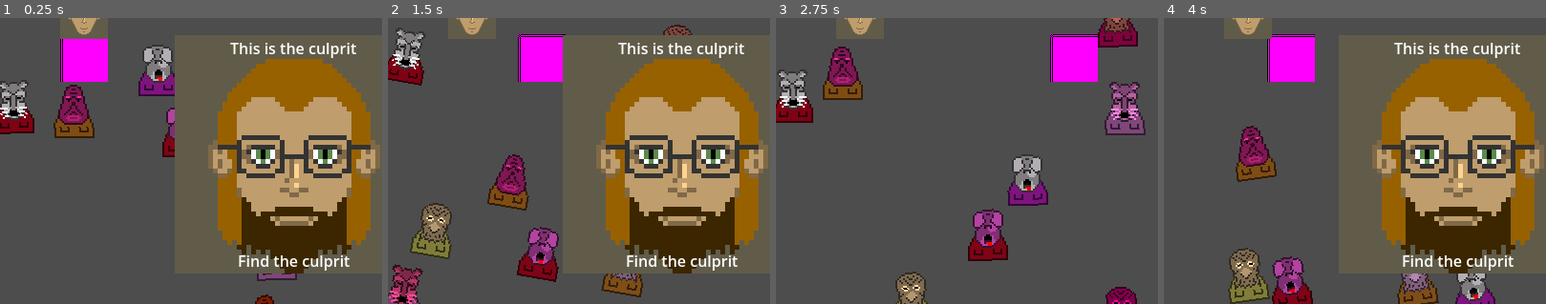
Above: before the commit, frames 1-4 (left to right).
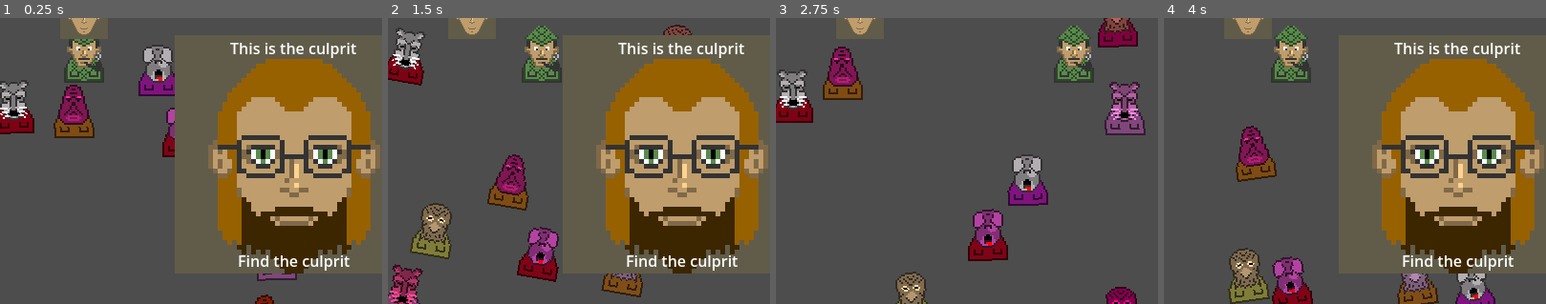
Above: after the commit, the same moments.

Repository: paavonelimarkka/mask-no-four
Game: Godot game, scene res://Scenes/game.tscn
Same seed, same stepped clock (60 frames per second), same inputs: the game is played once before the commit and once after it. This scene is started directly instead of the project's main scene.
Inputs (mouse positions are % of the whole screen's width and height, from its top left):
- Up to frame 1 (0.25 s): no input
- Up to frame 2 (1.5 s): move the mouse to (72, 45) at 0.52 s; hold D (Right) 0.53-1.25 s; tap E (Interact) at 0.6 s; click (72, 45) at 0.67 s; drag from (30, 55) to (59, 12) at 1.27 s
- Up to frame 3 (2.75 s): move the mouse to (60, 28) at 2.02 s; hold D (Right) from 2.03 s (still down); tap E (Interact) at 2.1 s
- Up to frame 4 (4 s): release D (Right) at 2.75 s; drag from (45, 70) to (20, 35) at 2.77 s; move the mouse to (80, 65) at 3.52 s; hold A (Left) from 3.53 s (still down); tap E (Interact) at 3.6 s
The pictures show only the part of the screen within x 39-89%, y 5-55%; the shares and areas given below are measured in that part.

The runs differ from the first frame. In frame 1, 1.9% of the frame differs, in the area x 15-29%, y 7-23%; in frame 2, 2.1%; in frame 3, 2.2%, in the area x 71-85%, y 2-23%; in frame 4, 2.2%.
Error in both runs: Invalid call. Nonexistent function 'stop_movement' in base 'StaticBody2D'. (res://Scripts/player.gd:41)

Commit message:
add holms

Diff:
--- a/Scenes/player.tscn
+++ b/Scenes/player.tscn
@@ -1,9 +1,8 @@
 [gd_scene format=3 uid="uid://cg76re3787jjk"]
 
 [ext_resource type="Script" uid="uid://bdwkk7n36p5lb" path="res://Scripts/player.gd" id="1_v0iea"]
-
-[sub_resource type="PlaceholderTexture2D" id="PlaceholderTexture2D_f60y1"]
-size = Vector2(50, 50)
+[ext_resource type="Texture2D" uid="uid://bla24kaeebo3n" path="res://Assets/holms_shirt.png" id="2_6t5aa"]
+[ext_resource type="Texture2D" uid="uid://cxt6dx4b55yul" path="res://Assets/holms.png" id="3_vgqql"]
 
 [sub_resource type="RectangleShape2D" id="RectangleShape2D_v0iea"]
 size = Vector2(49.5, 49.5)
@@ -13,8 +12,15 @@
 [node name="Player" type="CharacterBody2D" unique_id=1499838394]
 script = ExtResource("1_v0iea")
 
+[node name="Sprite2D2" type="Sprite2D" parent="." unique_id=1632694700]
+position = Vector2(0, 10)
+scale = Vector2(2, 2)
+texture = ExtResource("2_6t5aa")
+
 [node name="Sprite2D" type="Sprite2D" parent="." unique_id=747043402]
-texture = SubResource("PlaceholderTexture2D_f60y1")
+position = Vector2(0, -10)
+scale = Vector2(2, 2)
+texture = ExtResource("3_vgqql")
 
 [node name="CollisionShape2D" type="CollisionShape2D" parent="." unique_id=1477880869]
 position = Vector2(-0.25, -0.25)
Binary file added: Assets/holms.png
Not shown, added: Assets/holms.png.import
Binary file added: Assets/holms_shirt.png
Not shown, added: Assets/holms_shirt.png.import
